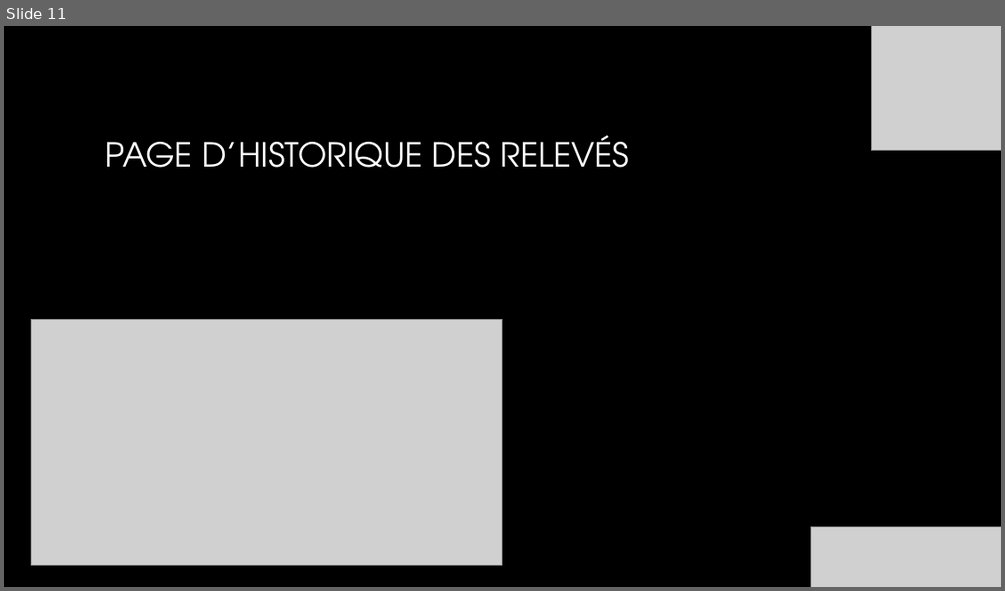
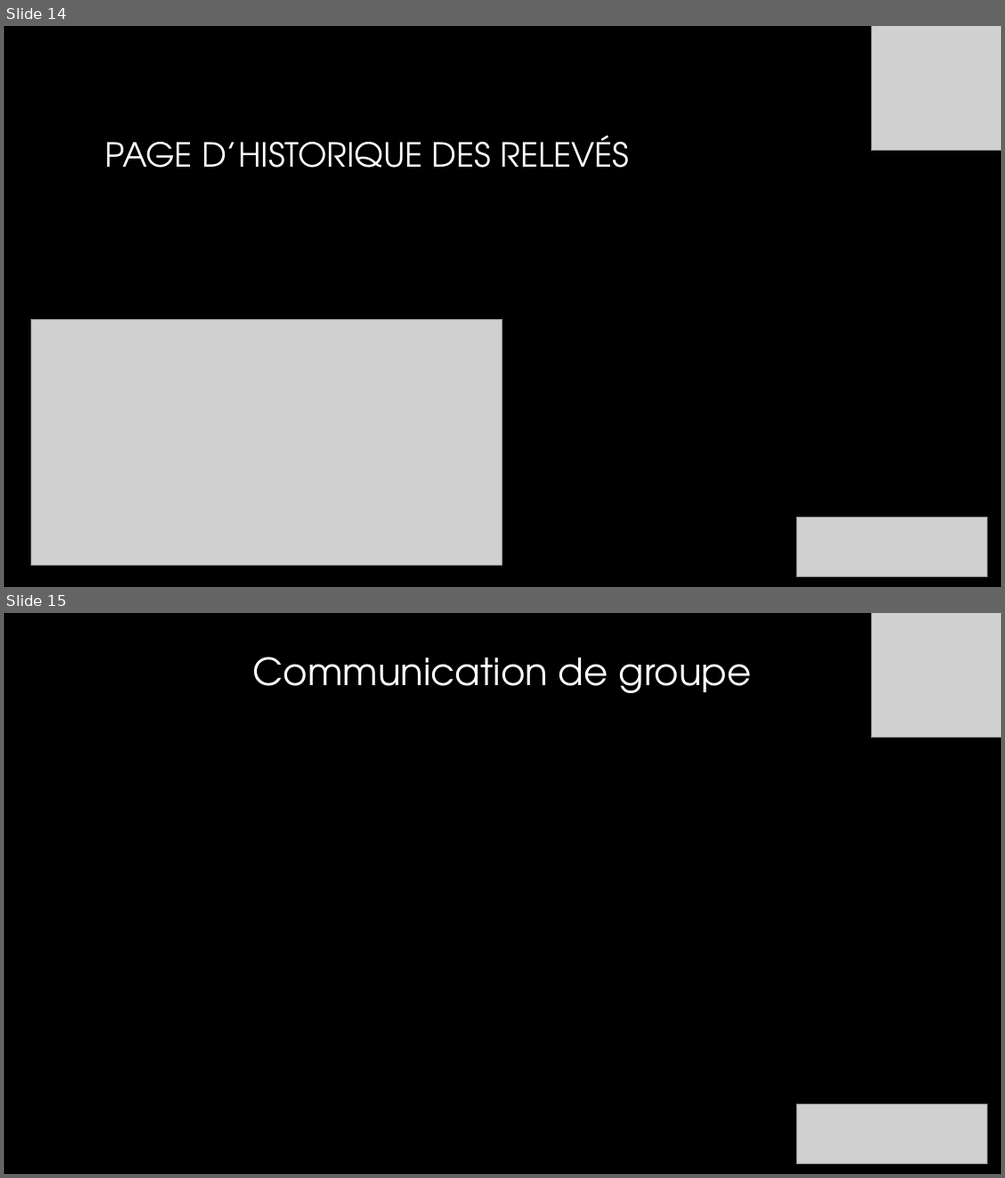
Before and after one commit to Izakun/banc_de_test_eolienne, a slide deck: 05_revue_de_projet/revues/01_manon_morille/SFL1_revue2_manon.pptx. Shown one above the other, each under a label of ours: slide 11 before the commit, slides 14 and 15 after it. The pictures are 1005x591 and 1005x1178 pixels, drawn with LibreOffice and Linux fonts; fonts in the diff are those of the drawing; grey boxes stand for pictures; background and template pictures are left out. Boxes give left, top, right and bottom in pixels: in the first picture for what was removed or moved away, otherwise in the second. Text is boxed around its words. In the diff, an @@ line names an element or a change of style, - is before the commit and + after.

```diff
--- a/05_revue_de_projet/revues/01_manon_morille/SFL1_revue2_manon.pptx
+++ b/05_revue_de_projet/revues/01_manon_morille/SFL1_revue2_manon.pptx
@@ slide 15 added at [4, 613, 1001, 1174], background picture (left out) @@
@@ picture added at [872, 613, 1001, 738] @@
@@ text added at [253, 657, 752, 693], 36 pt, text #FFFFFF @@
+Communication de groupe
@@ picture added at [797, 1103, 987, 1163] @@
@@ what was slide 11 is now slide 14 @@
@@ slide 14 changed as well @@
@@ picture: place and size @@
-picture at [811, 527, 1001, 587]
+picture at [797, 516, 987, 576]
```
Also in this commit, not shown: 10 other slides changed, 3 other slides added.
